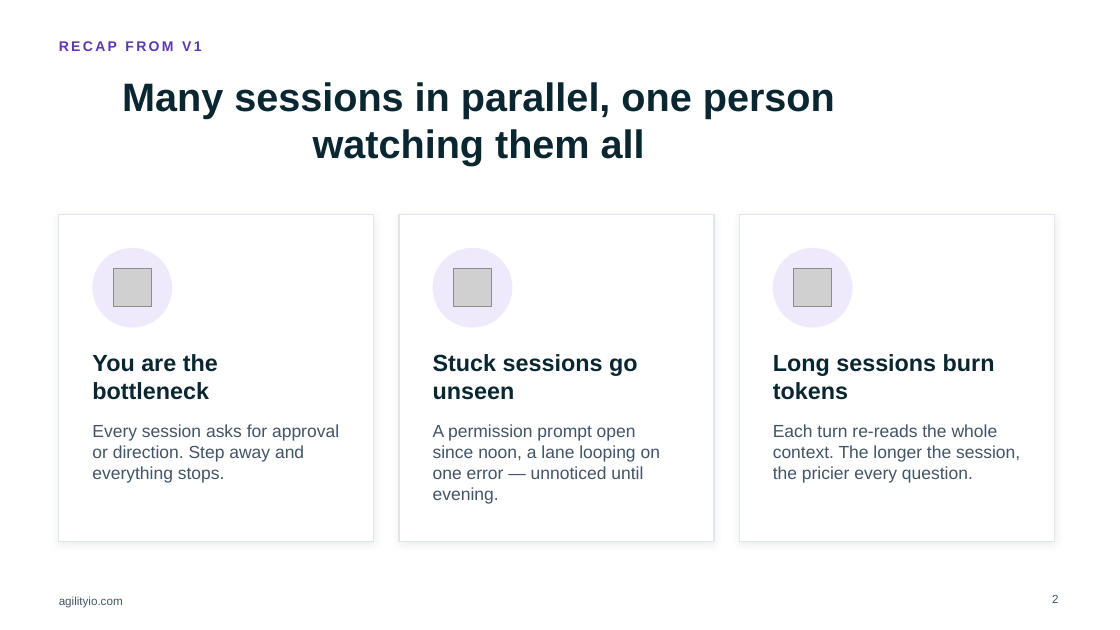
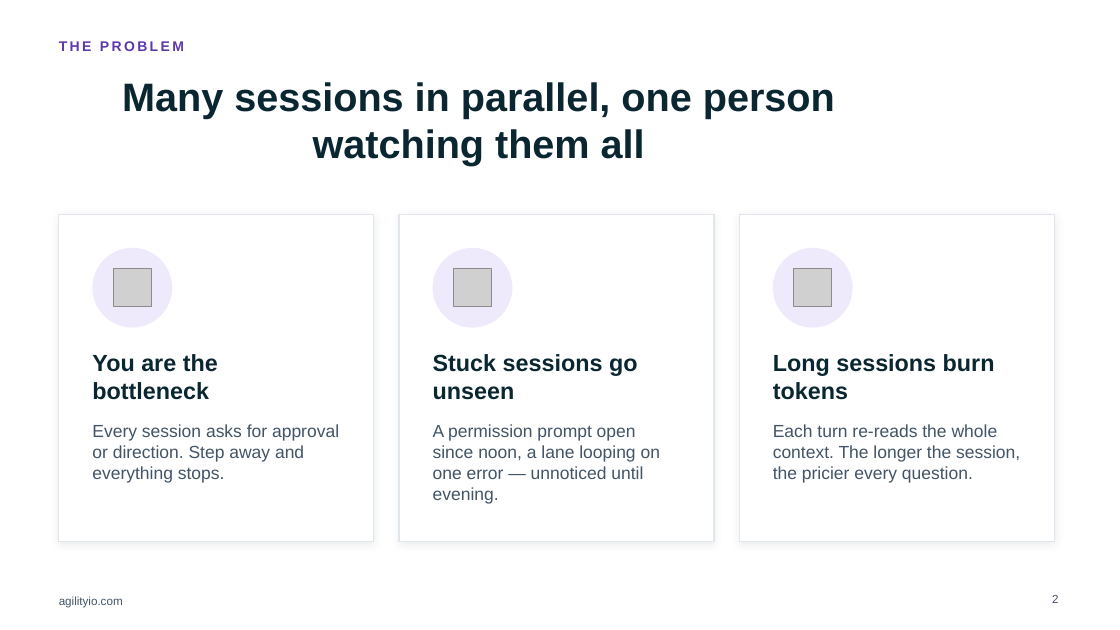
Before and after one commit to trungungtoan-agilityio/AgiAgentKit, a slide deck: slide 2 of docs/talk/v2/Session-Superadvisor-V2-AgilityIO.pptx. Drawn at 1120x630 pixels with LibreOffice and Linux fonts; fonts in the diff are those of the drawing; grey boxes stand for pictures; background and template pictures are left out. Boxes give left, top, right and bottom in pixels: in the first picture for what was removed or moved away, otherwise in the second. Text is boxed around its words. In the diff, an @@ line names an element or a change of style, - is before the commit and + after.

```diff
--- a/docs/talk/v2/Session-Superadvisor-V2-AgilityIO.pptx
+++ b/docs/talk/v2/Session-Superadvisor-V2-AgilityIO.pptx
@@ text at <box>59,41,184,51</box>: text changed @@
-RECAP FROM V1
+THE PROBLEM
```
Also in this commit, not shown: 11 other slides changed, 7 slides added, 2 slides removed, 11 other files.
